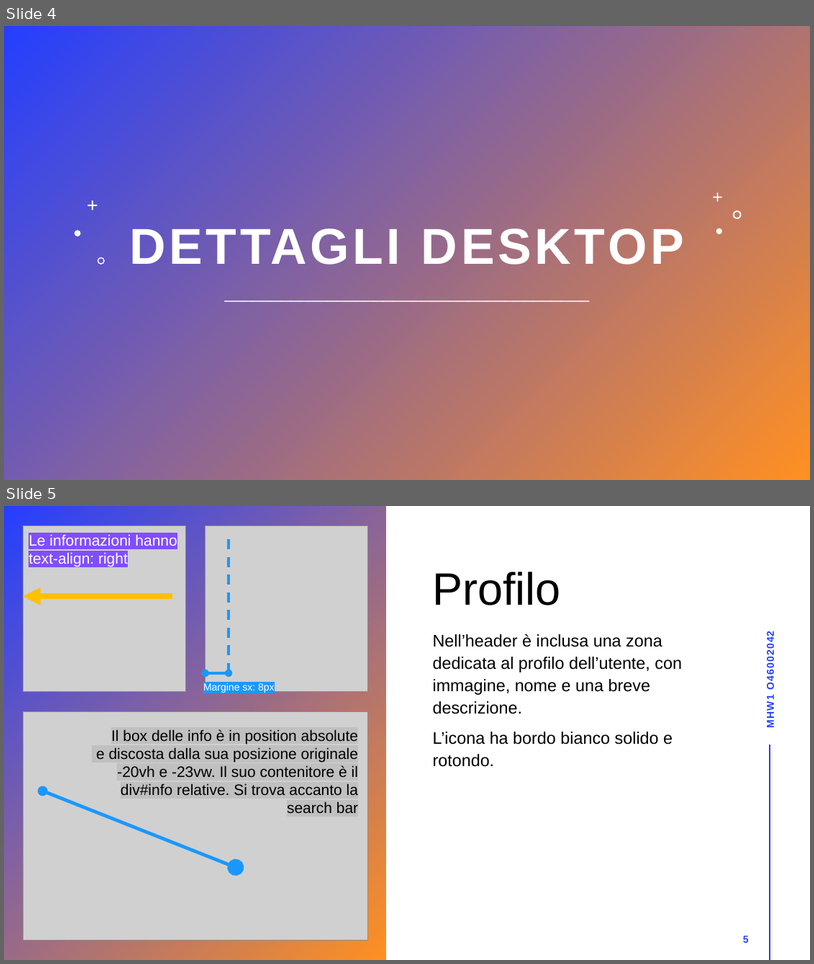
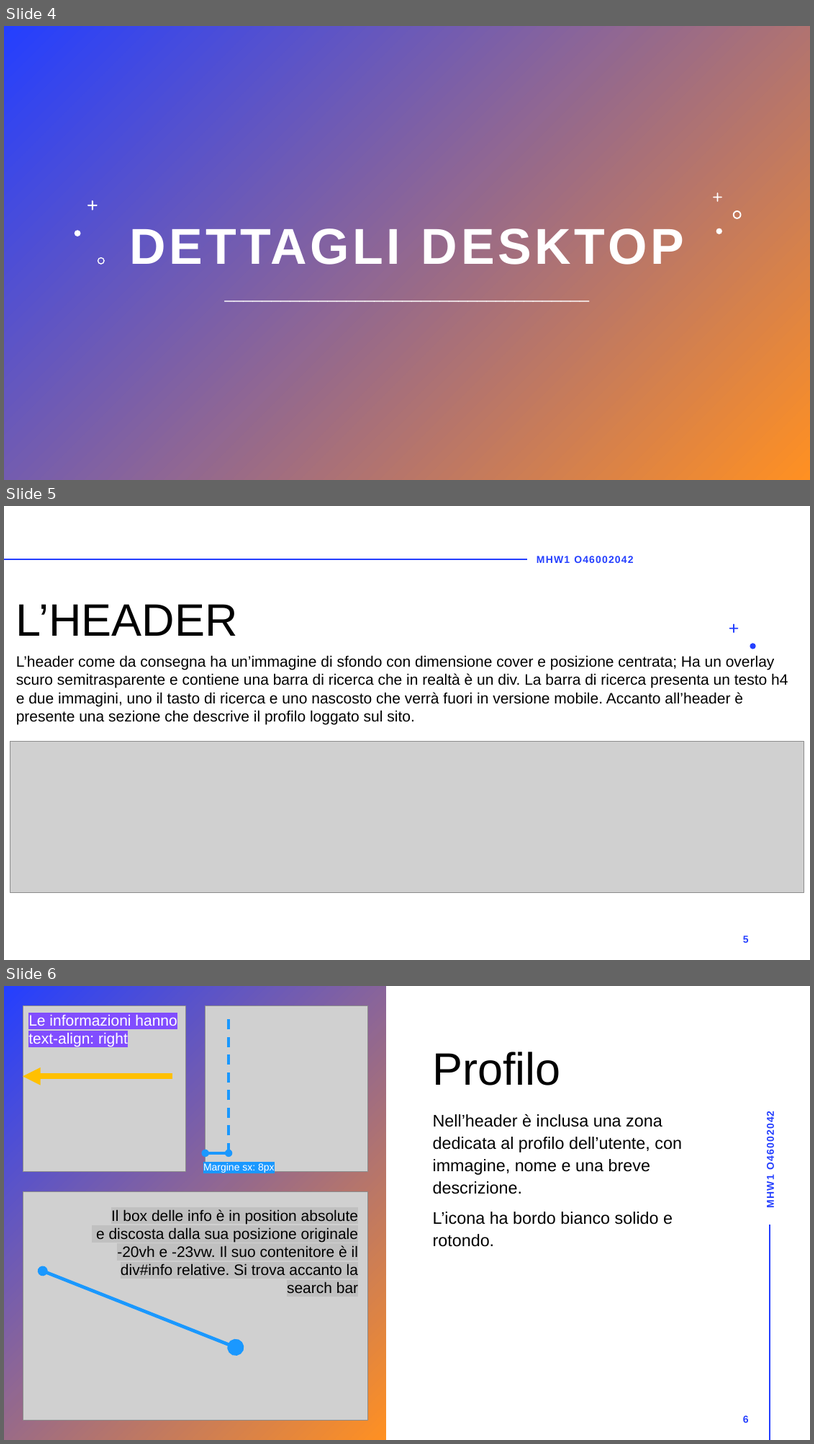
Before and after one commit to Caggegi/mhw1, a slide deck: mhw1.pptx. Shown one above the other, each under a label of ours: slides 4 and 5 before the commit, slides 4, 5 and 6 after it. The pictures are 814x964 and 814x1444 pixels, drawn with LibreOffice and Linux fonts; fonts in the diff are those of the drawing; grey boxes stand for pictures. Boxes give left, top, right and bottom in pixels: in the first picture for what was removed or moved away, otherwise in the second. Text is boxed around its words. In the diff, an @@ line names an element or a change of style, - is before the commit and + after.

```diff
--- a/mhw1.pptx
+++ b/mhw1.pptx
@@ slide 5 added at [4,506,810,960], background #FFFFFF @@
@@ line added from (4, 559) to (527, 559), #FF9022 2 pt @@
@@ text added at [537,556,633,563], 12 pt, text #243FFF, bold @@
+MHW1 O46002042
@@ title added at [16,604,238,636], 54 pt, text #000000 @@
+L’HEADER
@@ freeform shape added at [730,624,739,633], fill #243FFF @@
@@ text added at [16,655,788,724], 18 pt, text #000000 @@
+L’header come da consegna ha un’immagine di sfondo con dimensione cover e posizione centrata; Ha un overlay scuro semitrasparente e contiene una barra di ricerca che in realtà è un div. La barra di ricerca presenta un testo h4 e due immagini, uno il tasto di ricerca e uno nascosto che verrà fuori in versione mobile. Accanto all’header è presente una sezione che descrive il profilo loggato sul sito.
@@ freeform shape added at [751,643,756,649], fill #243FFF @@
@@ picture added at [10,741,805,892] @@
@@ page number added at [743,935,749,942], 12 pt, text #243FFF, bold @@
+5
@@ what was slide 5 is now slide 6 @@
```
Also in this commit, not shown: 1 slide changed, 1 other slide added.
